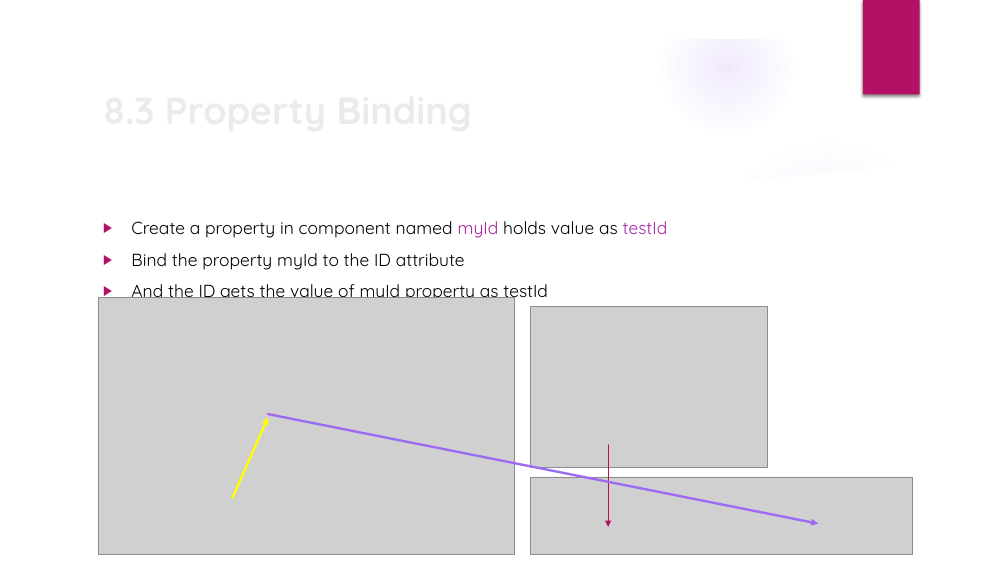
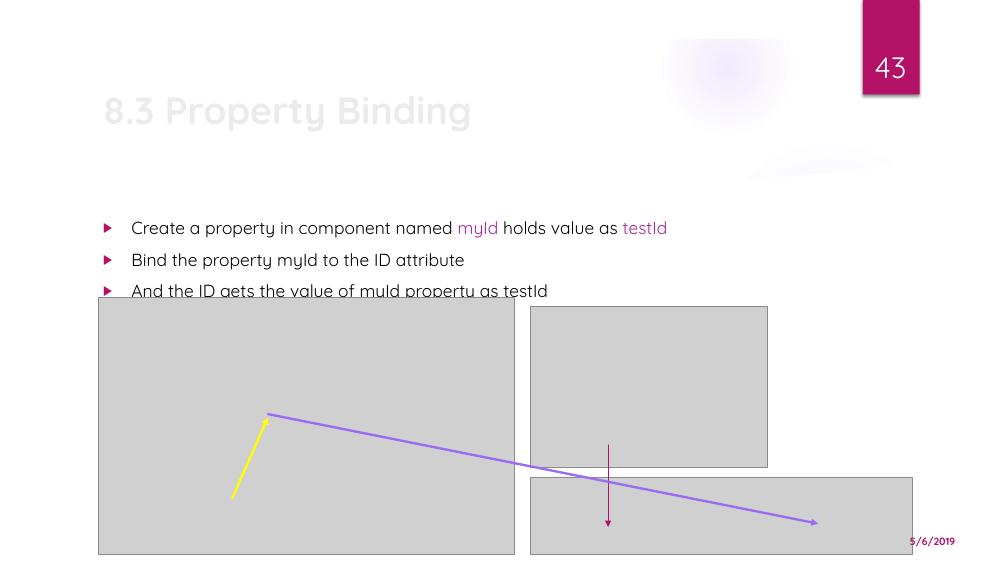
Before and after one commit to monicka2479/AngularSession, a slide deck: slide 43 of Angular Presentation.pptx. Drawn at 1008x567 pixels with LibreOffice and Linux fonts; fonts in the diff are those of the drawing; grey boxes stand for pictures; background and template pictures are left out. Boxes give left, top, right and bottom in pixels: in the first picture for what was removed or moved away, otherwise in the second. Text is boxed around its words. In the diff, an @@ line names an element or a change of style, - is before the commit and + after.

Commit message:
Aded Event Binding and Template Reference Variable

```diff
--- a/Angular Presentation.pptx
+++ b/Angular Presentation.pptx
@@ page number added at box(875, 57, 907, 79), 28 pt, text #FFFFFF @@
+43
@@ text added at box(910, 534, 955, 549), 10 pt, text #B31166, bold @@
+5/6/2019
```
Also in this commit, not shown: 48 other slides changed, 7 slides added.
